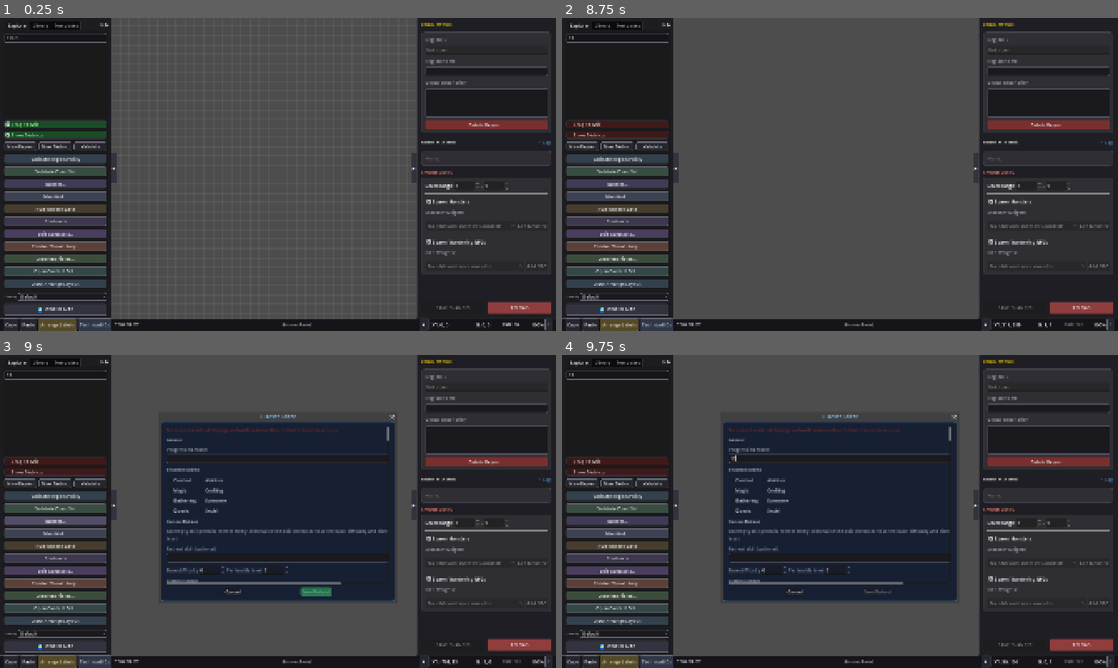
Above: before the commit, frames 1-4 (two rows, left to right).
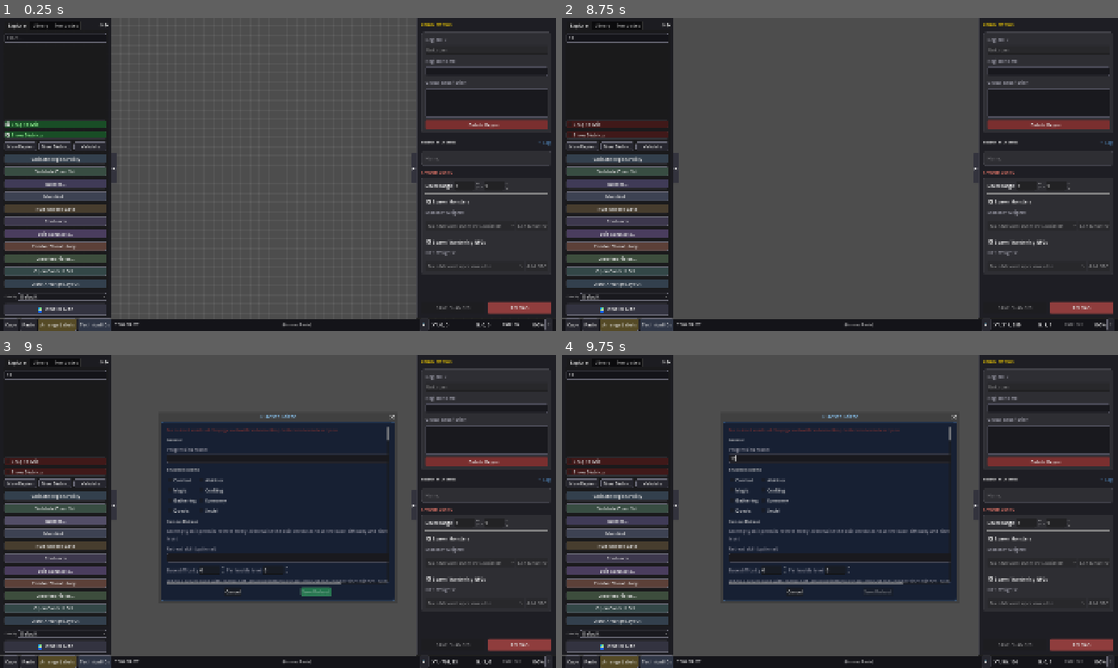
Above: after the commit, the same moments.

Repository: jbax-and-his-ai-pals/008-mud
Game: Godot game, scene res://scenes/Main.tscn
Same seed, same stepped clock (60 frames per second), same inputs: the game is played once before the commit and once after it.
Inputs (mouse positions are in pixels of both pictures, inside the frame that each line leads up to):
- Up to frame 1 (0.25 s): no input
- Up to frame 2 (8.75 s): click (617, 36) at 0.52 s; type "12" at 0.6 s; click "New Region" at 1.25 s; click "New Region" at 2 s; click "New District" at 2.75 s; click "New District" at 3.5 s; click "Snap to Grid" at 4.25 s; click "Show Districts" at 5 s; click "Validate" at 5.75 s; click "Validate Region Policy" at 6.5 s; click "Validate Open Set" at 7.25 s; click "OK" at 8 s
- Up to frame 3 (9 s): click "Ruleset…" at 8.75 s
- Up to frame 4 (9.75 s): click (867, 458) at 9.52 s; type "12" at 9.6 s

Frames 1-2 are identical in both runs. In frame 3, 0.2% of the frame differs, in the area x 30-70%, y 24-73%; in frame 4, 0.2%.

Commit message:
Edit what counts as combat when a server switches combat off
combat.additional_blocked_command_names and additional_combat_message_tokens
extend the commands refused and the messages hidden under a combat-off
feature profile (command_execution.py, status_payloads.py). Both were
validated but had no control. The Ruleset dialog now edits them as two
comma-separated lists under Combat Retreat, written only when changed and
removed when emptied; the ledger row said nothing validated them, which was
wrong.

Co-Authored-By: Claude Opus 5.5 <noreply@anthropic.com>

Diff:
--- a/mud-world-editor/scripts/ui/modals/RulesetEditorDialog.gd
+++ b/mud-world-editor/scripts/ui/modals/RulesetEditorDialog.gd
@@ -16,6 +16,10 @@
 var retreat_skill: LineEdit
 var retreat_base: SpinBox
 var retreat_per_level: SpinBox
+# combat.additional_* (command_execution.py / status_payloads.py): what else
+# counts as combat when a server runs with combat switched off.
+var combat_blocked_commands: LineEdit
+var combat_message_tokens: LineEdit
 var faction_rows: VBoxContainer
 var salvage_default: OptionButton
 var salvage_rows: VBoxContainer
@@ -71,6 +75,9 @@
 	retreat_base = SpinBox.new(); retreat_base.min_value = 0; retreat_base.max_value = 1000; retreat_base.step = 1; retrea …(183 unchanged characters)…
 	retreat_row.add_child(InspectorStyle.lbl("Per hostile level", InspectorStyle.COLOR_TEXT_DIM))
 	retreat_per_level = SpinBox.new(); retreat_per_level.min_value = 0; retreat_per_level.max_value = 1000; retreat_per_le …(251 unchanged characters)…
+	var combat_off_hint := InspectorStyle.lbl("When a server runs with combat off, attack/kill/flee/cast are refused and combat lines hidden. Name any other commands and message words this set uses for fighting.", InspectorStyle.COLOR_TEXT_DIM); combat_off_hint.autowrap_mode = TextServer.AUTOWRAP_WORD_SMART; box.add_child(combat_off_hint)
+	combat_blocked_commands = _field(box, "Also refuse these commands (comma-separated)"); combat_blocked_commands.name = "CombatBlockedCommands"
+	combat_message_tokens = _field(box, "Also hide messages containing (comma-separated)"); combat_message_tokens.name = "CombatMessageTokens"
 	box.add_child(InspectorStyle.create_sub_header("Crafting salvage"))
 	var salvage_hint := InspectorStyle.lbl("A family rule says what an item becomes when salvaged. An item can still declare its own output.", InspectorStyle.COLOR_TEXT_DIM); salvage_hint.autowrap_mode = TextServer.AUTOWRAP_WORD_SMART; box.add_child(salvage_hint)
 	var default_row := HBoxContainer.new(); default_row.add_child(InspectorStyle.lbl("Fallback output", InspectorStyle.COLOR_TEXT_DIM))
@@ -184,6 +191,9 @@
 		system_checks[system_id].button_pressed = bool(declaration.get("enabled", inherited)) if declaration is Dictionary else inherited
 		system_checks[system_id].tooltip_text = "Changing a capability must agree with the manifest. Conflicts are refused on save." if system_id != "economy" else "Enabled by default when no override is declared."
 	retreat_skill.text = str(retreat.get("skill", "")); retreat_base.value = float(retreat.get("base_difficulty", 10)); retreat_per_level.value = float(retreat.get("difficulty_per_hostile_level", 2))
+	var combat_section: Dictionary = draft.data.get("combat", {}) if draft.data.get("combat", {}) is Dictionary else {}
+	combat_blocked_commands.text = ", ".join(combat_section.get("additional_blocked_command_names", [])) if combat_section.get("additional_blocked_command_names") is Array else ""
+	combat_message_tokens.text = ", ".join(combat_section.get("additional_combat_message_tokens", [])) if combat_section.get("additional_combat_message_tokens") is Array else ""
 	for child in faction_rows.get_children(): _remove_row(child)
 	var factions: Dictionary = draft.data.get("factions", {})
 	var extras: Array = factions.get("extra", []) if factions.get("extra", []) is Array else []
@@ -217,6 +227,12 @@
 		_put_path(draft.data, "combat.retreat.skill", retreat_skill.text.strip_edges())
 		_put_path(draft.data, "combat.retreat.base_difficulty", int(retreat_base.value))
 		_put_path(draft.data, "combat.retreat.difficulty_per_hostile_level", int(retreat_per_level.value))
+	for pair in [[combat_blocked_commands, "additional_blocked_command_names"], [combat_message_tokens, "additional_combat_message_tokens"]]:
+		if not _field_changed(pair[0]): continue
+		var values: Array = Array((pair[0] as LineEdit).text.split(",", false)).map(func(value): return str(value).strip_edges()).filter(func(value): return value != "")
+		if values.is_empty():
+			if draft.data.get("combat") is Dictionary: draft.data["combat"].erase(pair[1])
+		else: _put_path(draft.data, "combat." + str(pair[1]), values)
 	var factions := _faction_entries()
 	if factions != faction_baseline: draft.set_faction_extras(factions)
 	if _salvage_rules_changed(): draft.set_salvage_rules(_salvage_rules())
--- a/mud-world-editor/tests/ruleset_social_loot_smoke.gd
+++ b/mud-world-editor/tests/ruleset_social_loot_smoke.gd
@@ -87,6 +87,23 @@
 	after = JSON.parse_string(FileAccess.get_file_as_string(rules_path))
 	_assert(after["loot"]["take_hint"] == false, "an unticked hint is saved as false (no hint), not deleted")
 
+	print("\n[what counts as combat when combat is off]")
+	rules.open_active()
+	var blocked: LineEdit = rules.combat_blocked_commands
+	var tokens: LineEdit = rules.combat_message_tokens
+	_assert(blocked.text == "" and tokens.text == "", "fantasy declares neither list")
+	blocked.text = "bash, shove"; blocked.text_changed.emit(blocked.text)
+	tokens.text = "bludgeons"; tokens.text_changed.emit(tokens.text)
+	rules.confirmed.emit()
+	after = JSON.parse_string(FileAccess.get_file_as_string(rules_path))
+	_assert(after["combat"].get("additional_blocked_command_names") == ["bash", "shove"] and after["combat"].get("additional_combat_message_tokens") == ["bludgeons"], "both lists are saved into combat")
+	_assert(_same(after["combat"]["retreat"], before["combat"]["retreat"]), "and the retreat policy beside them is untouched")
+	rules.open_active()
+	rules.combat_message_tokens.text = ""; rules.combat_message_tokens.text_changed.emit("")
+	rules.confirmed.emit()
+	after = JSON.parse_string(FileAccess.get_file_as_string(rules_path))
+	_assert(not after["combat"].has("additional_combat_message_tokens") and after["combat"].has("additional_blocked_command_names"), "an emptied list is removed; the other stays")
+
 	if failures > 0: push_error("ruleset social/loot smoke failed (%d)" % failures)
 	quit(1 if failures > 0 else 0)
 
Not shown, changed: docs/plan/editor-coverage-ledger.md
